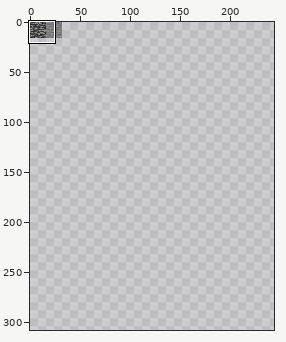
File history of a sprite sheet, export.png. The first picture is a wide view before the edit; the outline marks the close-up.
Close-up. Before:
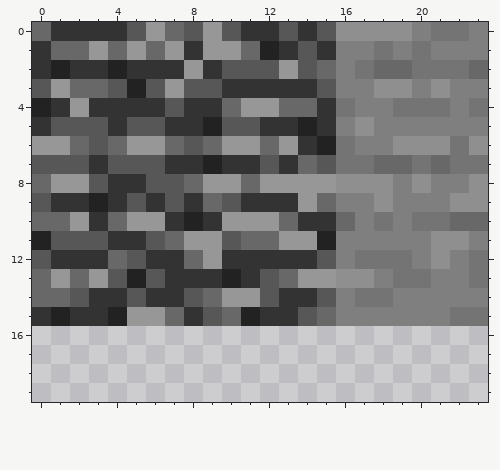
The file is 512x512 pixels. Colours within 5 levels of each other are drawn and written as one. Shown: x 0..23, y 0..19. The wide view leaves out empty margins. The commit also changed other parts of the picture, which this record leaves out.
Once edited:
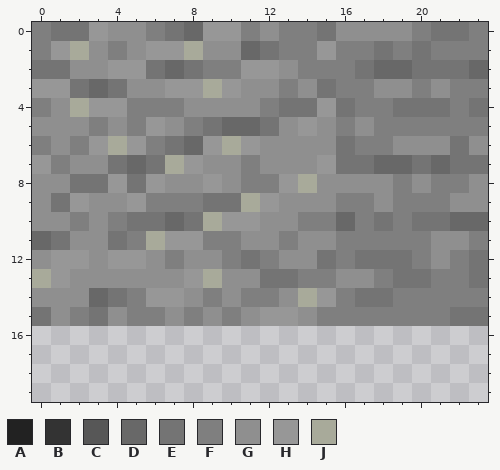
Palette (. is transparent): A #222222  B #333333  C #575757  D #686868  E #747474  F #7f7f7f  G #8f8f8f  H #979797  J #a8aa9a
Diff:
{"y":0,"x":0,"old":"DBBBBCHDC","new":"FEEHGGFED"}
{"y":0,"x":10,"old":"CBBCBC","new":"HFGFFE"}
{"y":1,"x":0,"old":"BDDHDHD","new":"FHJGFGH"}
{"y":1,"x":8,"old":"BHH","new":"JGG"}
{"y":1,"x":12,"old":"ABCB","new":"EFFH"}
{"y":2,"x":0,"old":"BABBABBBHBCCCHCD","new":"EEGGHHEDEFFHHGFF"}
{"y":3,"x":0,"old":"C","new":"H"}
{"y":3,"x":2,"old":"D","new":"E"}
{"y":3,"x":4,"old":"CAC","new":"EGG"}
{"y":3,"x":8,"old":"CCBBBBBC","new":"HJHGGFGE"}
{"y":4,"x":0,"old":"ABHBBBBCBBDHHDDB","new":"FGJHHFFFGGGGFEEH"}
{"y":5,"x":0,"old":"BCCCBCCBBACCBBAB","new":"GGGFGFHGFEDDEGHG"}
{"y":6,"x":0,"old":"HHDCD","new":"FGFHJ"}
{"y":6,"x":6,"old":"HDCDH","new":"FEDHJ"}
{"y":6,"x":12,"old":"DHBA","new":"GGGG"}
{"y":7,"x":0,"old":"CCCBCCCBBABBCBDC","new":"HFGGEDEJHGGFGGGH"}
{"y":8,"x":0,"old":"DHHCBBCCD","new":"GGEEHEHGG"}
{"y":8,"x":10,"old":"HDH","new":"GFF"}
{"y":8,"x":14,"old":"HH","new":"JG"}
{"y":9,"x":0,"old":"CBBABCBCBDCBBBHD","new":"GEHGGHFFFEEJHGGG"}
{"y":10,"x":0,"old":"DDHBDHHBAB","new":"GGFGFEEDEJ"}
{"y":10,"x":12,"old":"HDBB","new":"GGFF"}
{"y":11,"x":0,"old":"ACCCBBCD","new":"DEGGEFJH"}
{"y":11,"x":9,"old":"HCDDHHA","new":"FFGGFGG"}
{"y":12,"x":0,"old":"CBBBDCBBDHBBBBBC","new":"GHHGHHGFGGFEFGGE"}
{"y":13,"x":0,"old":"D","new":"J"}
{"y":13,"x":2,"old":"DHCACBBBABCDHH","new":"GGGGGGHJGGEEFF"}
{"y":14,"x":0,"old":"DDCBBCBBCDHHCBBC","new":"GGGDEFHHGFGFFGJH"}
{"y":15,"x":0,"old":"BABBAHHDBCDABBCD","new":"EGFEGFFGFGFGHHGF"}
